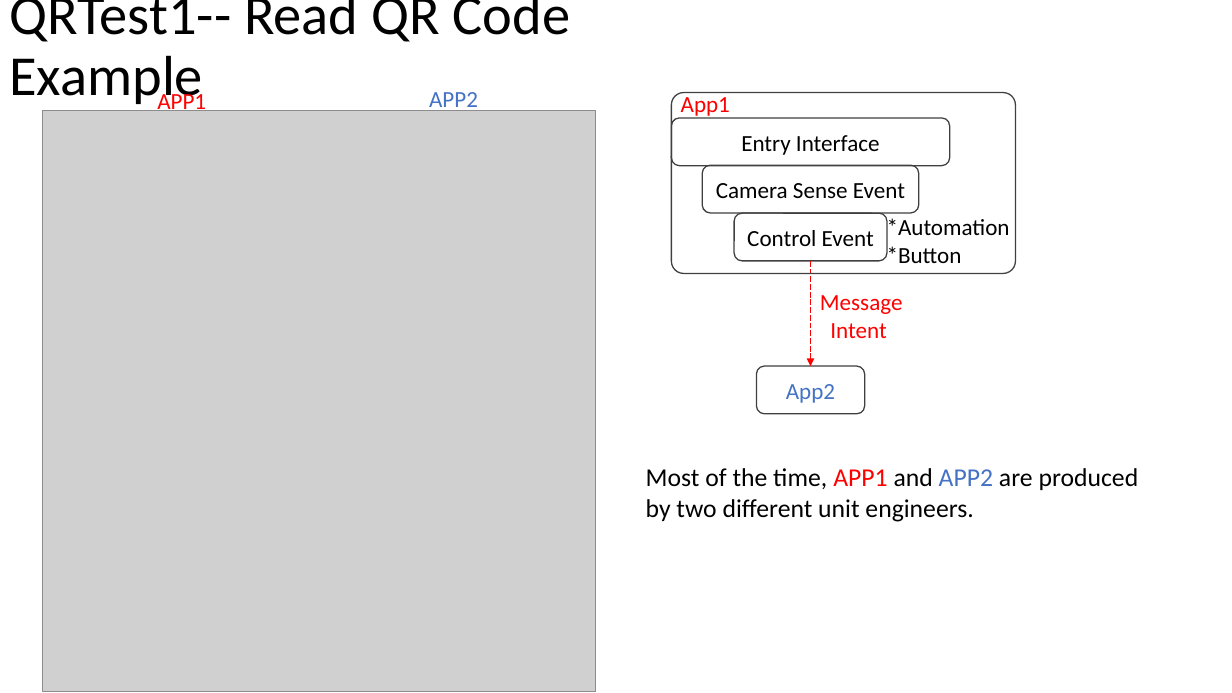
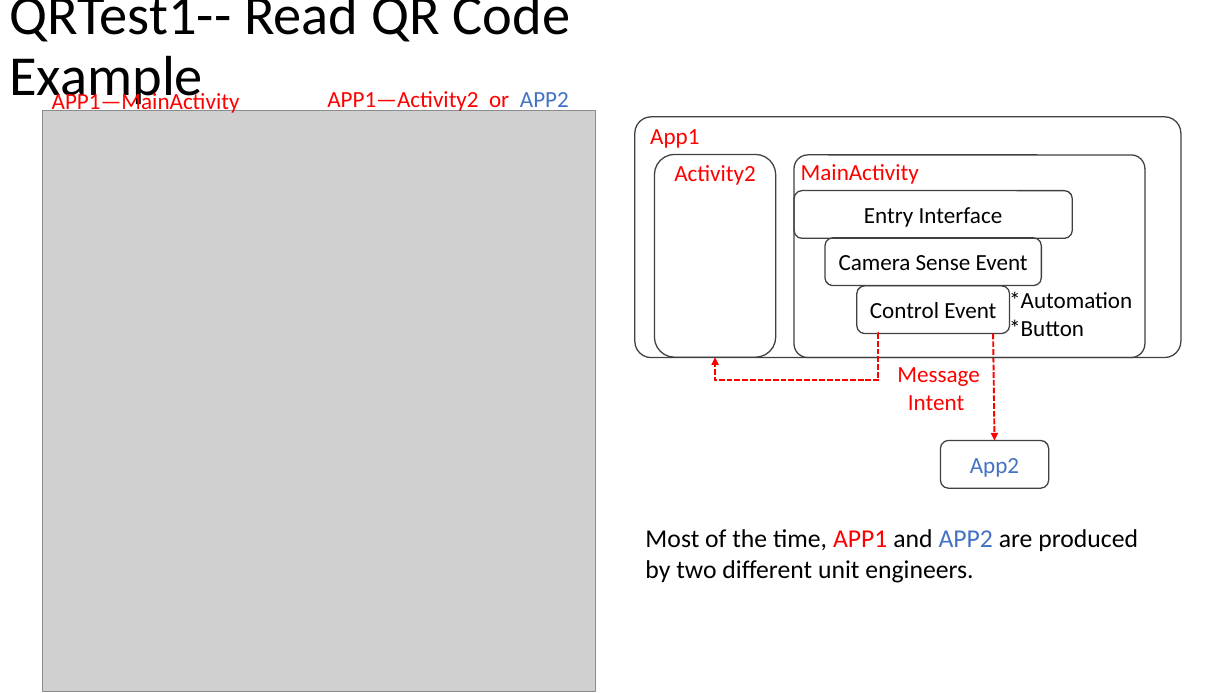
Before and after one commit to Chen-Wi-Ki/QRcode_RD545_System, a slide deck: slide 3 of Teach.pptx. Drawn at 1232x693 pixels with LibreOffice and Linux fonts; fonts in the diff are those of the drawing; grey boxes stand for pictures. Boxes give left, top, right and bottom in pixels: in the first picture for what was removed or moved away, otherwise in the second. Text is boxed around its words. In the diff, an @@ line names an element or a change of style, - is before the commit and + after.

```diff
--- a/Teach.pptx
+++ b/Teach.pptx
@@ text at <box>52,89,240,115</box>: text changed @@
-APP1
+APP1—MainActivity
@@ text at <box>327,91,569,113</box>: text changed; text colour #4472C4 to #FF0000 @@
-APP2
+APP1—Activity2 or APP2
@@ rounded rectangle: place and size @@
-rounded rectangle at <box>672,92,1016,274</box>
+rounded rectangle at <box>635,116,1181,358</box>
@@ text "App1" rewrapped from <box>681,92,730,118</box> to <box>650,129,699,148</box> @@
@@ rounded rectangle added at <box>654,154,775,358</box>, outline #404040 1 pt, 18 pt, text #FF0000 @@
+Activity2
@@ rounded rectangle added at <box>794,155,1145,358</box>, outline #404040 1 pt @@
@@ text added at <box>801,164,919,184</box>, 18 pt, text #FF0000 @@
+MainActivity
@@ rounded rectangle "Entry Interface": place and size @@
-rounded rectangle "Entry Interface" at <box>672,118,950,166</box>
+rounded rectangle "Entry Interface" at <box>794,190,1072,238</box>
@@ rounded rectangle "Camera Sense Event": place and size @@
-rounded rectangle "Camera Sense Event" at <box>702,165,919,213</box>
+rounded rectangle "Camera Sense Event" at <box>825,238,1042,286</box>
@@ rounded rectangle "Control Event": place and size @@
-rounded rectangle "Control Event" at <box>735,213,887,262</box>
+rounded rectangle "Control Event" at <box>857,286,1009,334</box>
@@ text "*Automation": place and size @@
-text "*Automation" at <box>887,218,1010,263</box>
+text "*Automation" at <box>1009,290,1132,336</box>
@@ elbow arrow added from (878, 334) to (715, 358), #FF0000 1.5 pt dashed @@
@@ text "Message": place and size @@
-text "Message" at <box>820,295,903,338</box>
+text "Message" at <box>897,367,980,410</box>
@@ arrow moved from (811, 261) - (811, 366) to (994, 334) - (994, 441) @@
@@ rounded rectangle "App2": place and size @@
-rounded rectangle "App2" at <box>757,366,865,414</box>
+rounded rectangle "App2" at <box>941,441,1049,489</box>
@@ text "Most of the time, APP1 ...": place and size @@
-text "Most of the time, APP1 ..." at <box>646,468,1139,522</box>
+text "Most of the time, APP1 ..." at <box>645,529,1138,583</box>
```
Also in this commit, not shown: 1 other slide changed.
